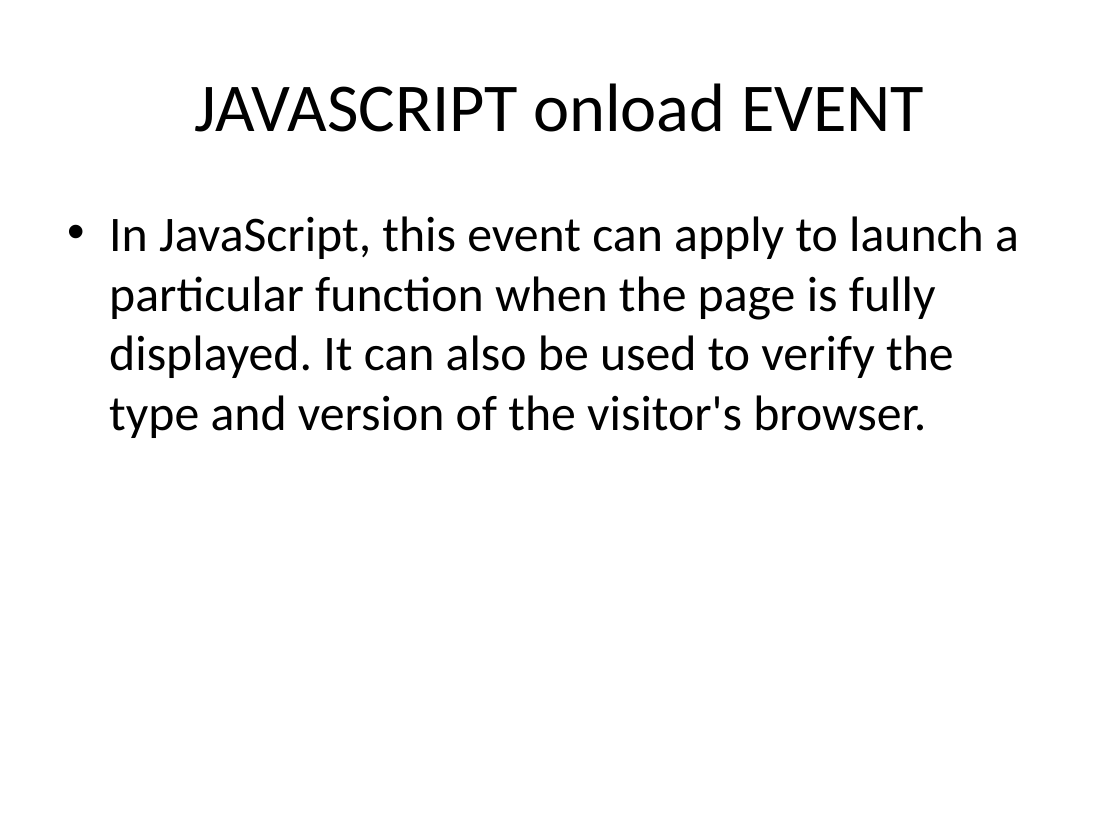
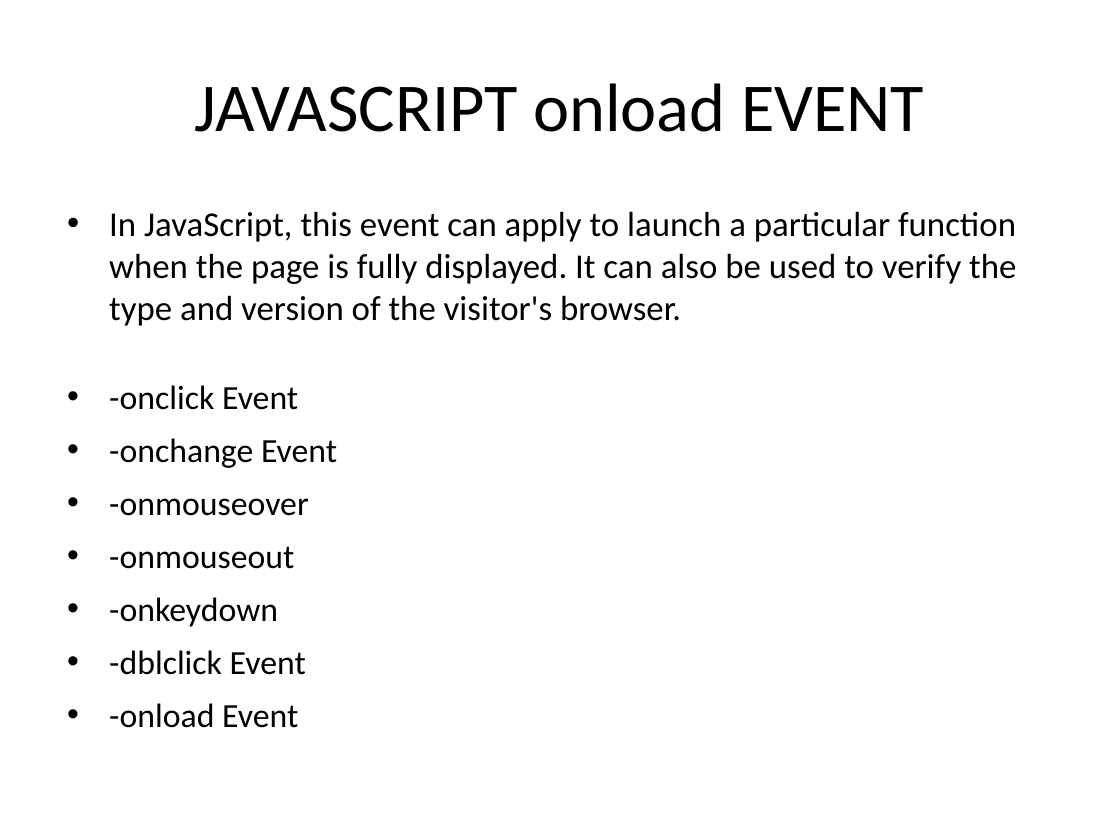
Before and after one commit to sudhishmapython/futura_javascript, a slide deck: slide 16 of JAVASCRIPT.pptx. Drawn at 1120x840 pixels with LibreOffice and Linux fonts; fonts in the diff are those of the drawing. Boxes give left, top, right and bottom in pixels: in the first picture for what was removed or moved away, otherwise in the second. Text is boxed around its words. In the diff, an @@ line names an element or a change of style, - is before the commit and + after.

```diff
--- a/JAVASCRIPT.pptx
+++ b/JAVASCRIPT.pptx
@@ text at [109,211,1016,326]: size 32 to 22.4 pt in "In JavaScript, this event can apply to ..."; less space between paragraphs @@
@@ text at [109,385,337,728]: paragraphs added @@
+• -onclick Event
+• -onchange Event
+• -onmouseover
+• -onmouseout
+• -onkeydown
+• -dblclick Event
+• -onload Event
```
Also in this commit, not shown: 1 other slide changed, 2 slides added, 35 other files.
